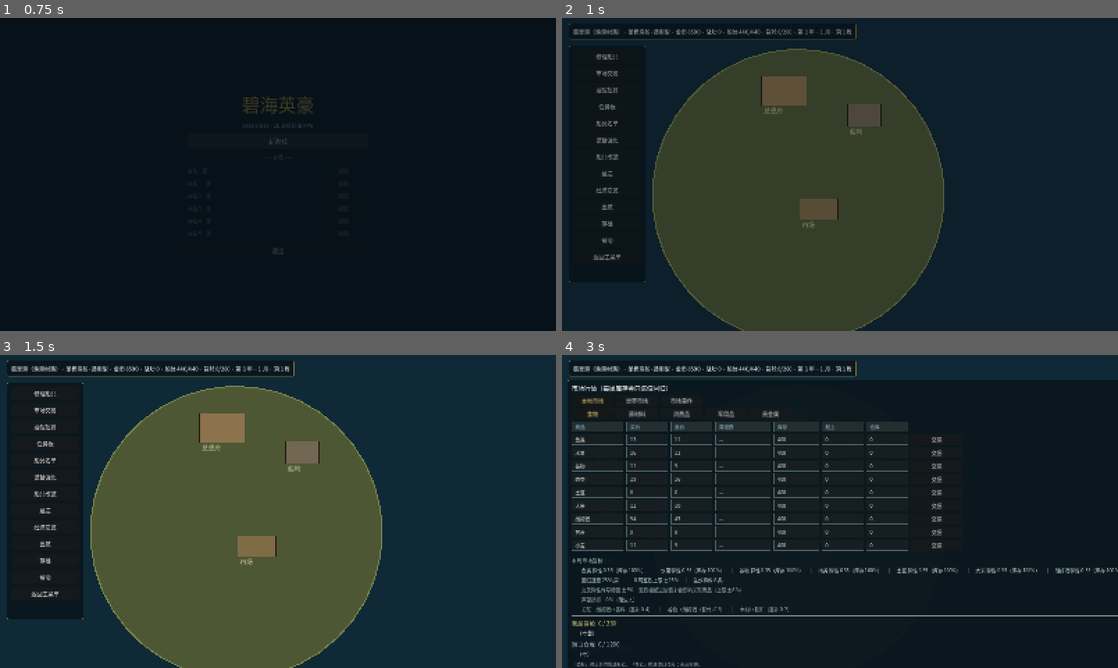
Above: before the commit, frames 1-4 (two rows, left to right).
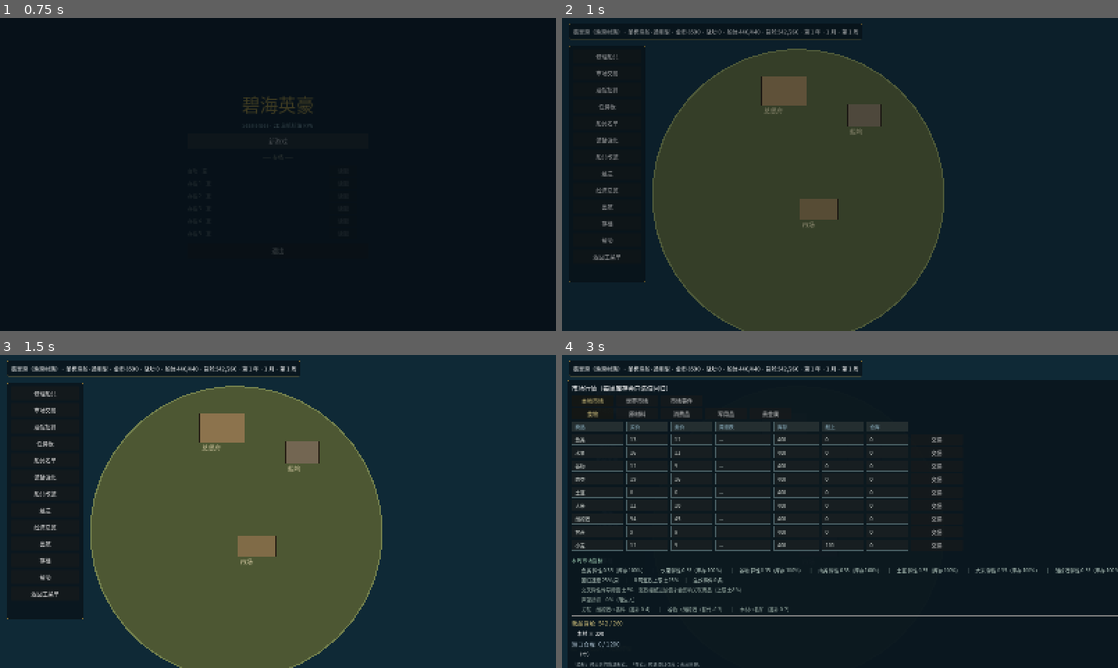
Above: after the commit, the same moments.

Repository: lucifermbbgh/OceanHero
Game: Godot game, scene res://scenes/main.tscn
Same seed, same stepped clock (60 frames per second), same inputs: the game is played once before the commit and once after it.
Inputs (mouse positions are in pixels of both pictures, inside the frame that each line leads up to):
- Up to frame 1 (0.75 s): click "新游戏" at 0.5 s
- Up to frame 2 (1 s): no input
- Up to frame 3 (1.5 s): tap Enter at 1.25 s; move the mouse to (400, 495) at 1.27 s; hold D (steer_right) from 1.28 s (still down); tap B at 1.35 s; click (400, 495) at 1.42 s
- Up to frame 4 (3 s): tap Space at 1.52 s; release D (steer_right) at 2 s; click "修理船只" at 2 s; click "市场交易" at 2.75 s

Frame 1 is identical in both runs. In frame 2, 0.2% of the frame differs, in the area x 38-54%, y 1-8%; in frame 3, 0.2%; in frame 4, 0.3%, in the area x 2-54%, y 1-90%.

Commit message:
fix(1.2.0): 启动资源在 reset 末尾发放（避免被 cargo.clear 清空）

Diff:
--- a/scripts/core/game_state.gd
+++ b/scripts/core/game_state.gd
@@ -2339,9 +2339,7 @@
 	crew_assigned.clear()
 	tavern_pool.clear()
 	buildings.clear()
-	# 1.2.0：母港开局只带总督府与仓库，并发放启动资源
-	init_town_buildings(true, 1)
-	grant_start_resources()
+	# 1.2.0：母港开局只带总督府与仓库（启动资源在函数末尾发放，避免被清空）
 	resources = {"timber": 0, "iron": 0, "grain": 0, "saltpeter": 0}
 	build_queue.clear()
 	orders.clear()
@@ -2383,3 +2381,6 @@
 	stat_bosses = 0
 	game_cleared = false
 	ensure_ship()
+	# 1.2.0：新游戏初始化母港建筑与启动资源（放在最后，避免被前面的 clear 清掉）
+	init_town_buildings(true, 1)
+	grant_start_resources()
Binary file added: docs/screenshots/52-starting-town.png
